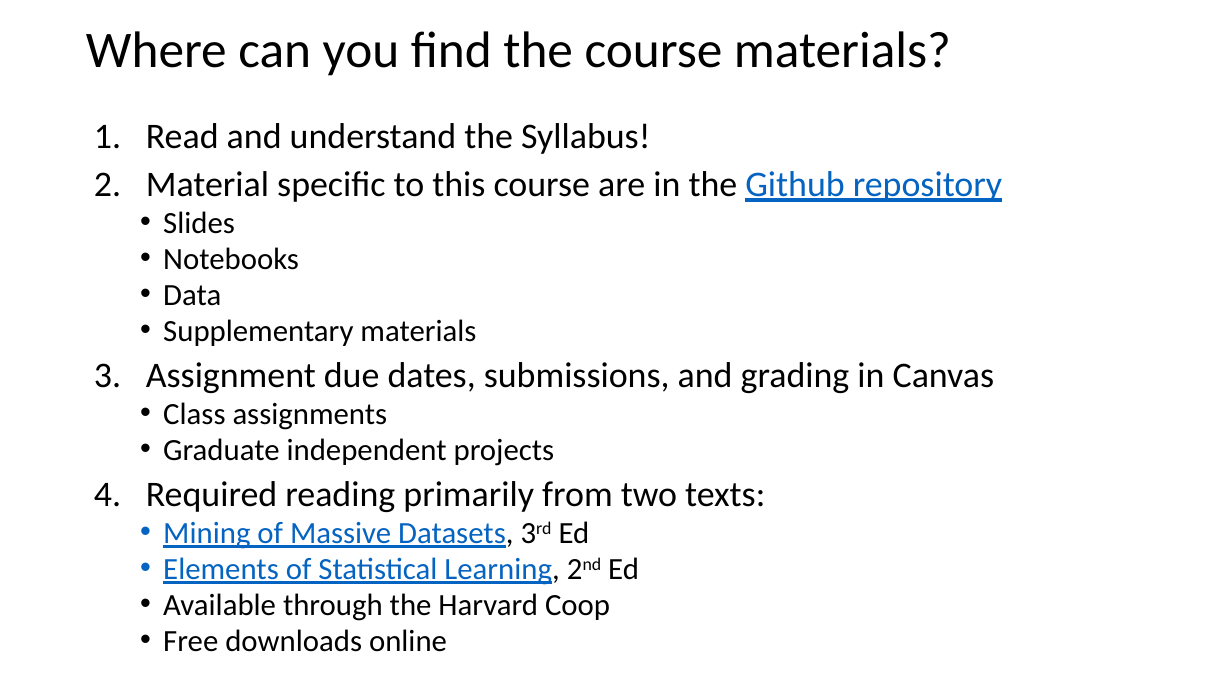
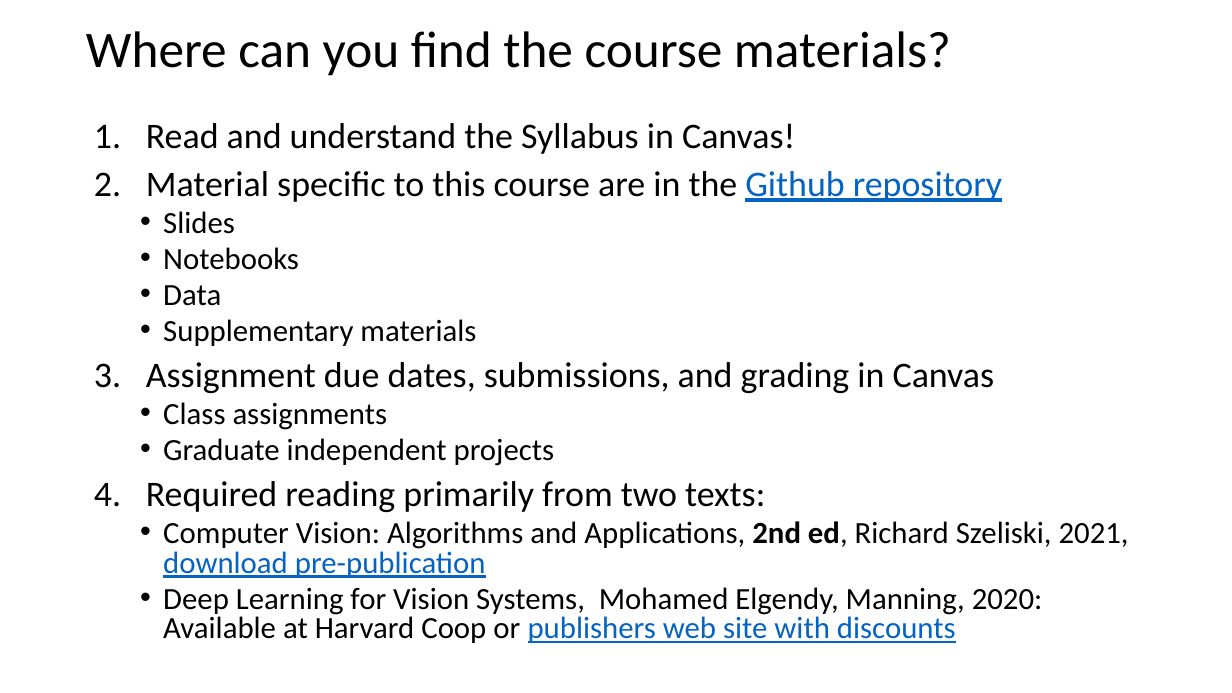
Before and after one commit to StephenElston/CSCI-E25, a slide deck: slide 13 of Slides/1_Introduction.pptx (slide 12 before the commit). Drawn at 1232x693 pixels with LibreOffice and Linux fonts; fonts in the diff are those of the drawing. Boxes give left, top, right and bottom in pixels: in the first picture for what was removed or moved away, otherwise in the second. Text is boxed around its words. In the diff, an @@ line names an element or a change of style, - is before the commit and + after.

Commit message:
Updates and editing of slide deck

```diff
--- a/Slides/1_Introduction.pptx
+++ b/Slides/1_Introduction.pptx
@@ text at (146, 123, 795, 154): text changed @@
-1. Read and understand the Syllabus!
+1. Read and understand the Syllabus in Canvas!
@@ text at (163, 521, 1129, 643): text changed @@
-  • Mining of Massive Datasets, 3rd Ed
-  • Elements of Statistical Learning, 2nd Ed
-  • Available through the Harvard Coop
-  • Free downloads online
+  • Computer Vision: Algorithms and Applications, 2nd ed, Richard Szeliski, 2021, download pre-publication
+  • Deep Learning for Vision Systems, Mohamed Elgendy, Manning, 2020: Available at Harvard Coop or publishers web site with discounts
```
Also in this commit, not shown: 2 other slides changed, 2 slides added.
